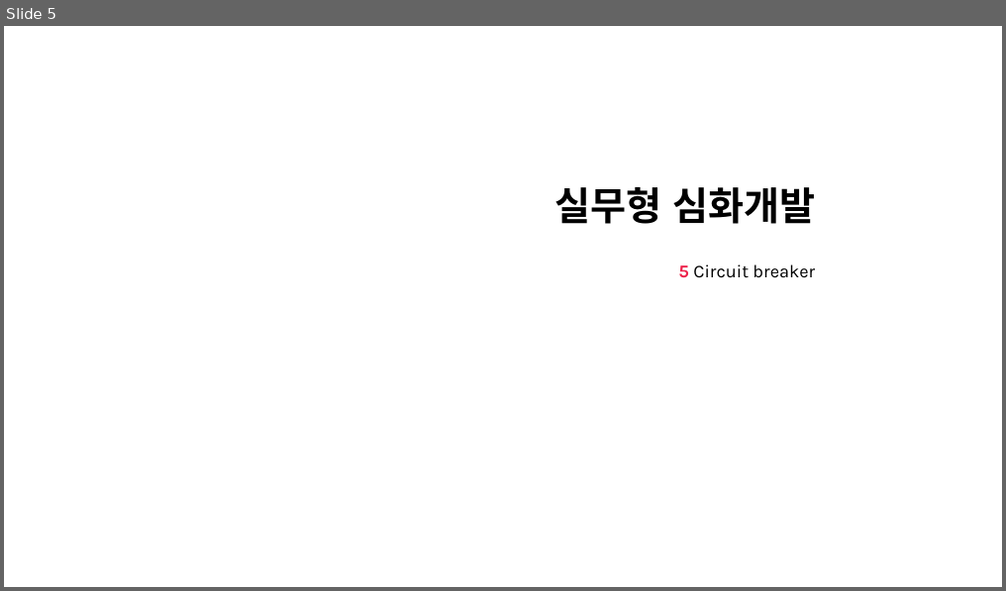
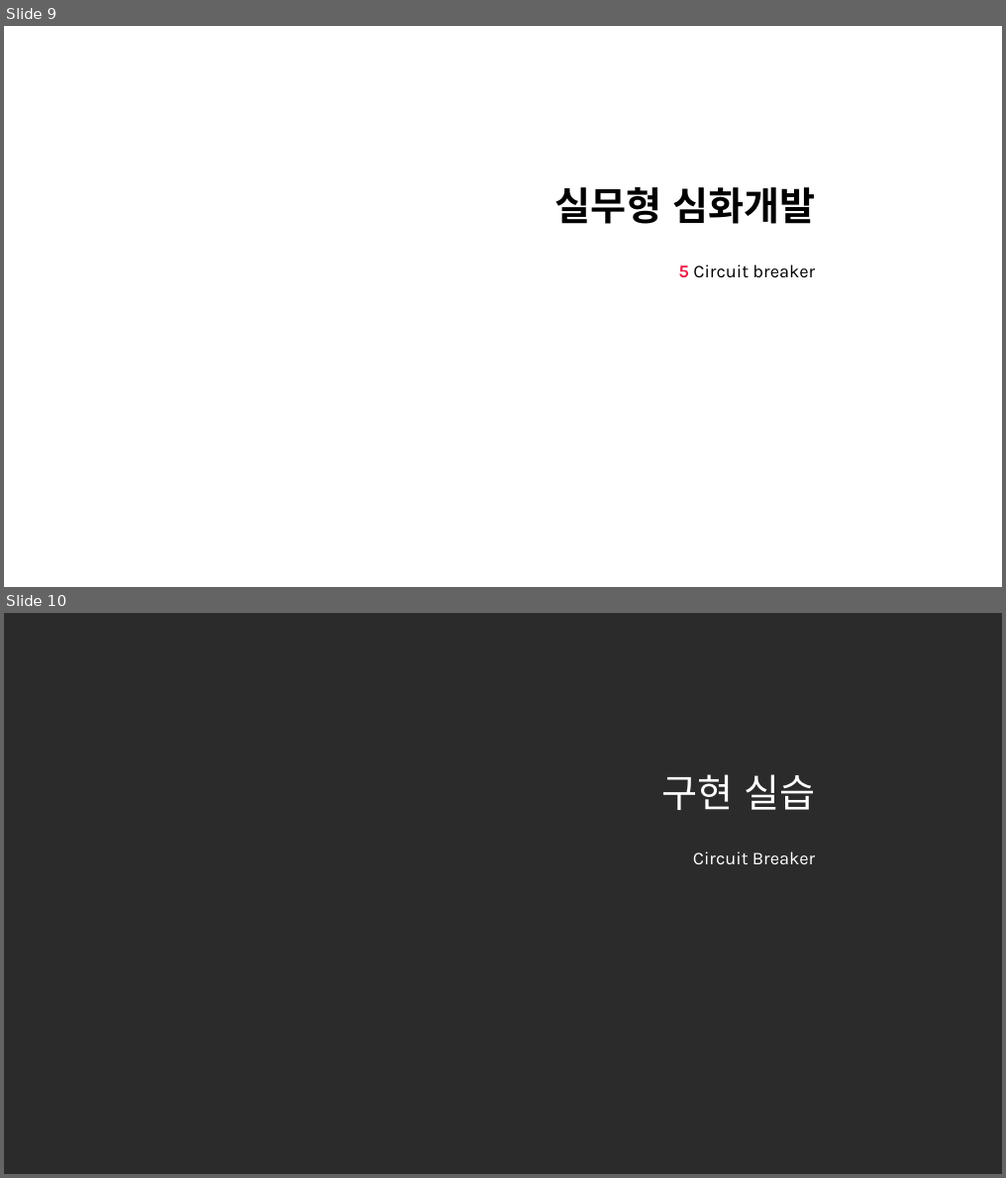
Before and after one commit to nayasis/fastcampus-hyper-webflux, a slide deck: 99.ppt/[Ch4-6. 실무형 심화개발.pptx. Shown one above the other, each under a label of ours: slide 5 before the commit, slides 9 and 10 after it. The pictures are 1006x591 and 1006x1178 pixels, drawn with LibreOffice and Linux fonts; fonts in the diff are those of the drawing; background and template pictures are left out; a plain dark background stands for a picture behind light text. Boxes give left, top, right and bottom in pixels: in the first picture for what was removed or moved away, otherwise in the second. Text is boxed around its words. In the diff, an @@ line names an element or a change of style, - is before the commit and + after.

```diff
--- a/99.ppt/[Ch4-6. 실무형 심화개발.pptx
+++ b/99.ppt/[Ch4-6. 실무형 심화개발.pptx
@@ slide 10 added at <box>4,613,1002,1174</box>, background picture (left out) @@
@@ title added at <box>661,774,815,810</box>, 28 pt, text #FFFFFF @@
+구현 실습
@@ subtitle added at <box>693,852,815,864</box>, 13 pt, text #FFFFFF @@
+Circuit Breaker
@@ what was slide 5 is now slide 9 @@
```
Also in this commit, not shown: 8 slides changed, 12 other slides added, 1 slide removed, 1 other file.
